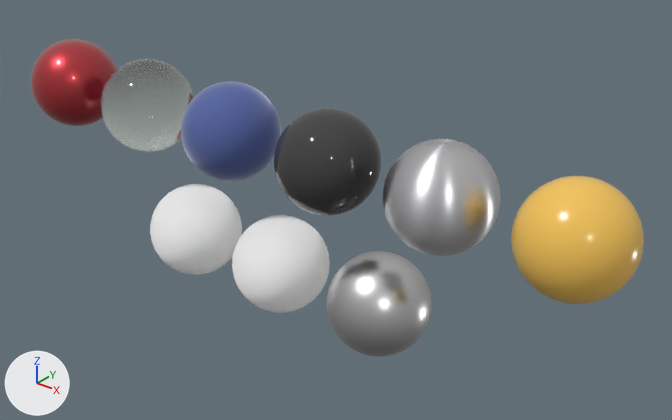
An edit to the glTF model examples/materials/materials.glb, drawn before and after from the same camera.
The view is the same before and after, from a 50 mm camera at (5.69, -6.21, 4.03) aimed at (0.45, 0.34, -0.03). Every picture has the same lights, and +X, +Y and +Z are marked at lower left. The older version comes first.

In view in the first picture: 'Brushed Metal', 'Car Paint', 'Fabric', 'Glass', 'Glass BSDF', 'Gold', 'Plastic', 'Soap Film', 'Worn Paint'.
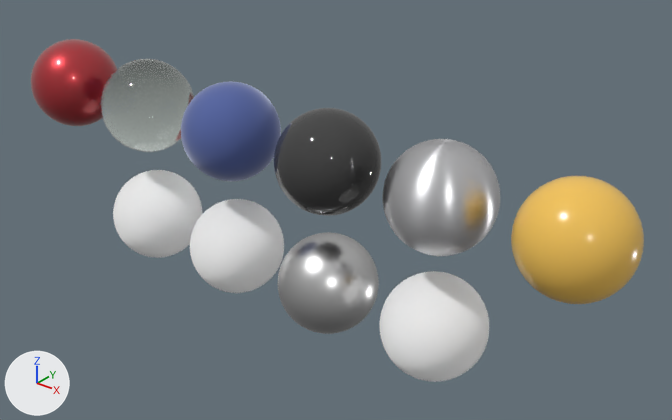
Location of each change, [x1, y1, x2, y2] in pixels of the pictures (672 x 420 px):
'Worn Paint', moved: before [327, 251, 432, 357]; after [278, 232, 379, 334]
'Gold', moved: before [232, 215, 330, 313]; after [190, 199, 284, 293]
'Glass BSDF', moved: before [150, 184, 242, 275]; after [113, 170, 202, 258]
'Toon', added: after [380, 271, 489, 382]

The change, as a list of edits to the scene's bpy script:
```text
Add mat_toon:
    mat_toon = principled_material('Toon')
    mat_toon.base_color = (1.0, 1.0, 1.0)  # white #ffffff
    mat_toon.metallic = 1.0
    mat_toon.roughness = 1.0
Add me_sphere_009:
    me_sphere_009.from_pydata(...)  # 1986 vertices, 3968 faces; spans x -0.5..0.5, y -0.5..0.5, z -0.5..0.5
    me_sphere_009.materials.append(mat_toon)  # white #ffffff
Change ob_glass_bsdf:
    ob_glass_bsdf.location: (-1.25, 0.0, -0.65) -> (-1.875, 0.0, -0.65)
Change ob_gold:
    ob_gold.location: (0.0, 0.0, -0.65) -> (-0.625, 0.0, -0.65)
Change ob_worn_paint:
    ob_worn_paint.location: (1.25, 0.0, -0.65) -> (0.625, 0.0, -0.65)
Add ob_toon:
    ob_toon = bpy.data.objects.new('Toon', me_sphere_009)
    ob_toon.location = (1.875, 0.0, -0.65)
```
